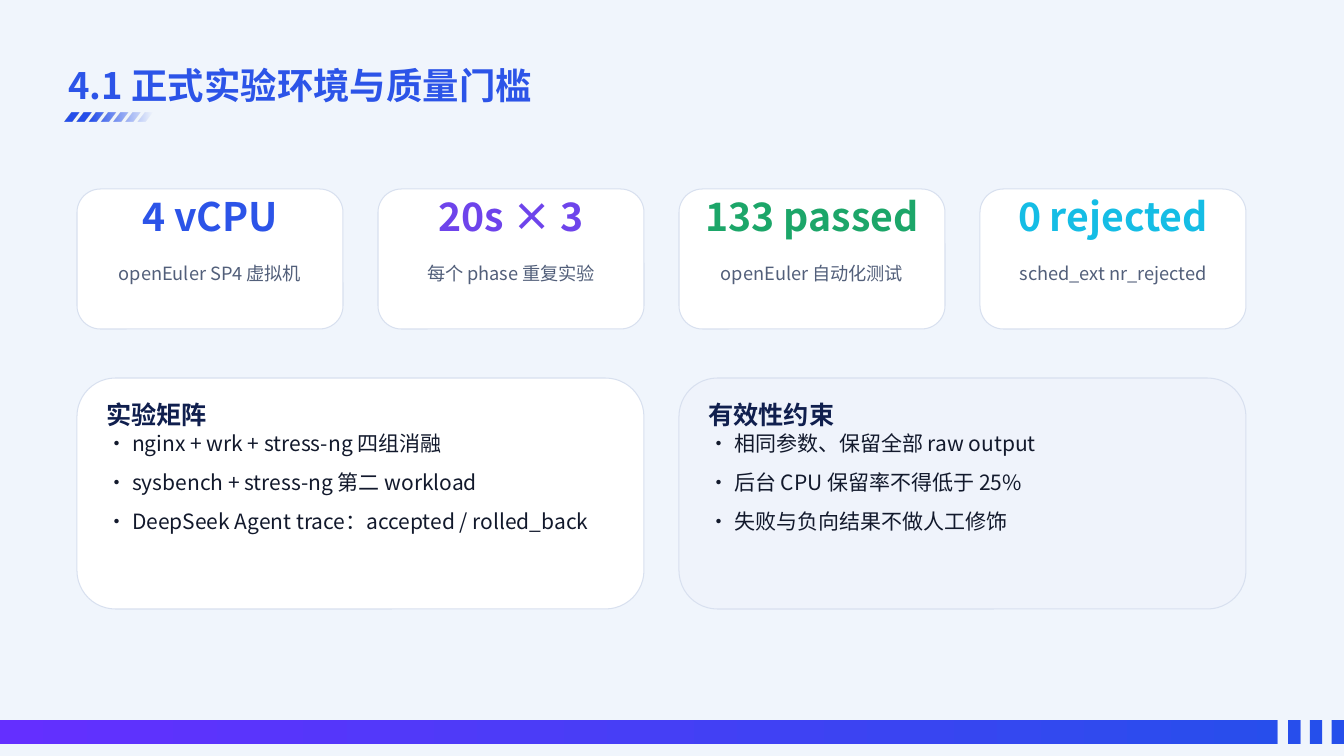
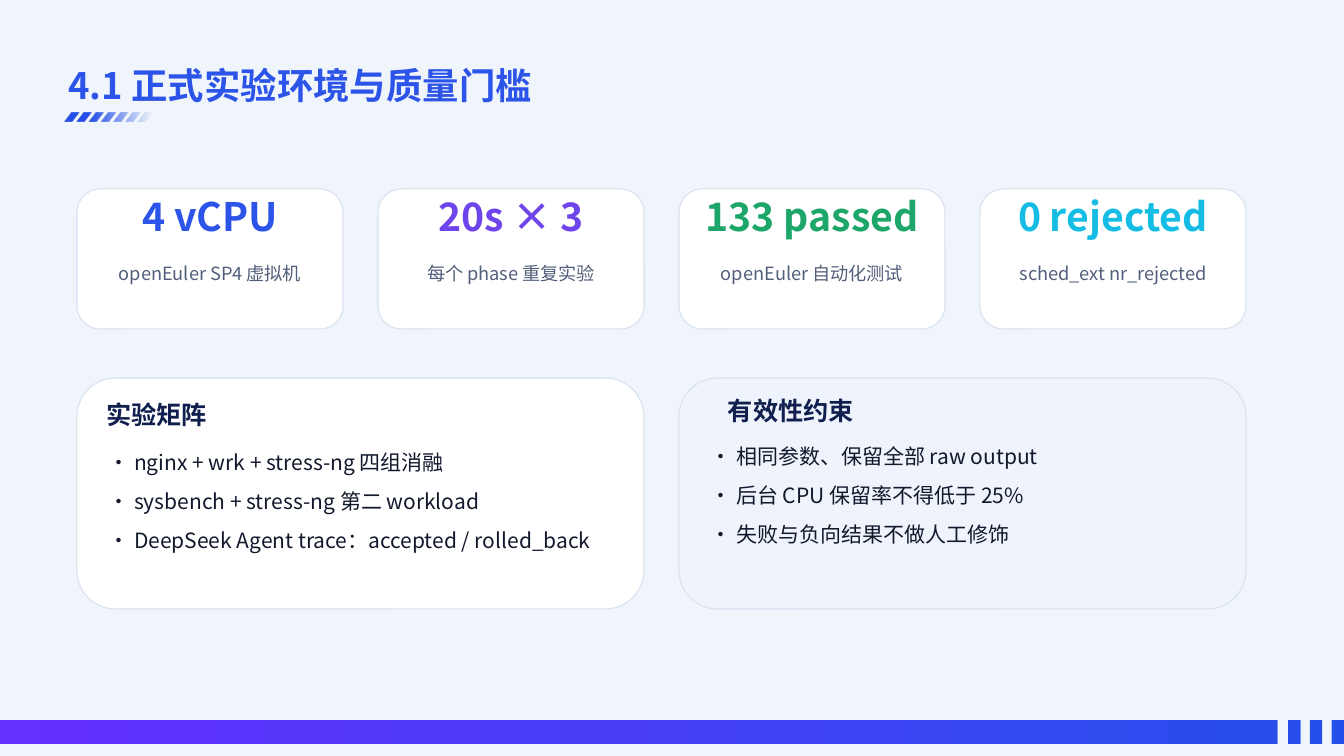
Before and after one commit to SuperGh2233/SchedX-Agent, a slide deck: slide 15 of SchedX-Agent_项目介绍.pptx. Drawn at 1344x756 pixels with LibreOffice and Linux fonts; fonts in the diff are those of the drawing; background and template pictures are left out. Boxes give left, top, right and bottom in pixels: in the first picture for what was removed or moved away, otherwise in the second. Text is boxed around its words. In the diff, an @@ line names an element or a change of style, - is before the commit and + after.

```diff
--- a/SchedX-Agent_项目介绍.pptx
+++ b/SchedX-Agent_项目介绍.pptx
@@ text "有效性约束" moved from (x1=708, y1=402, x2=834, y2=427) to (x1=728, y1=398, x2=854, y2=423) @@
@@ text "• nginx + wrk + ..." rewrapped from (x1=132, y1=472, x2=589, y2=534) to (x1=134, y1=452, x2=591, y2=553) @@
@@ text "• 相同参数、保留全部 raw output" rewrapped from (x1=734, y1=472, x2=1022, y2=531) to (x1=736, y1=446, x2=1038, y2=544) @@
```
Also in this commit, not shown: 4 other slides changed, 19 other files.
